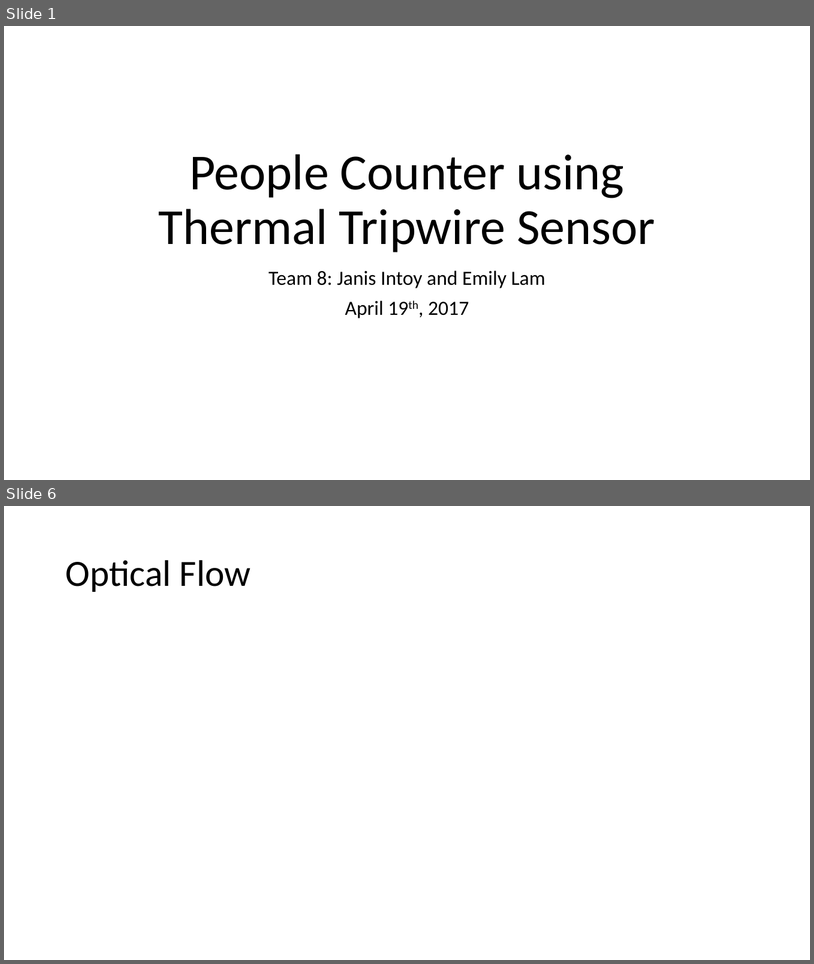
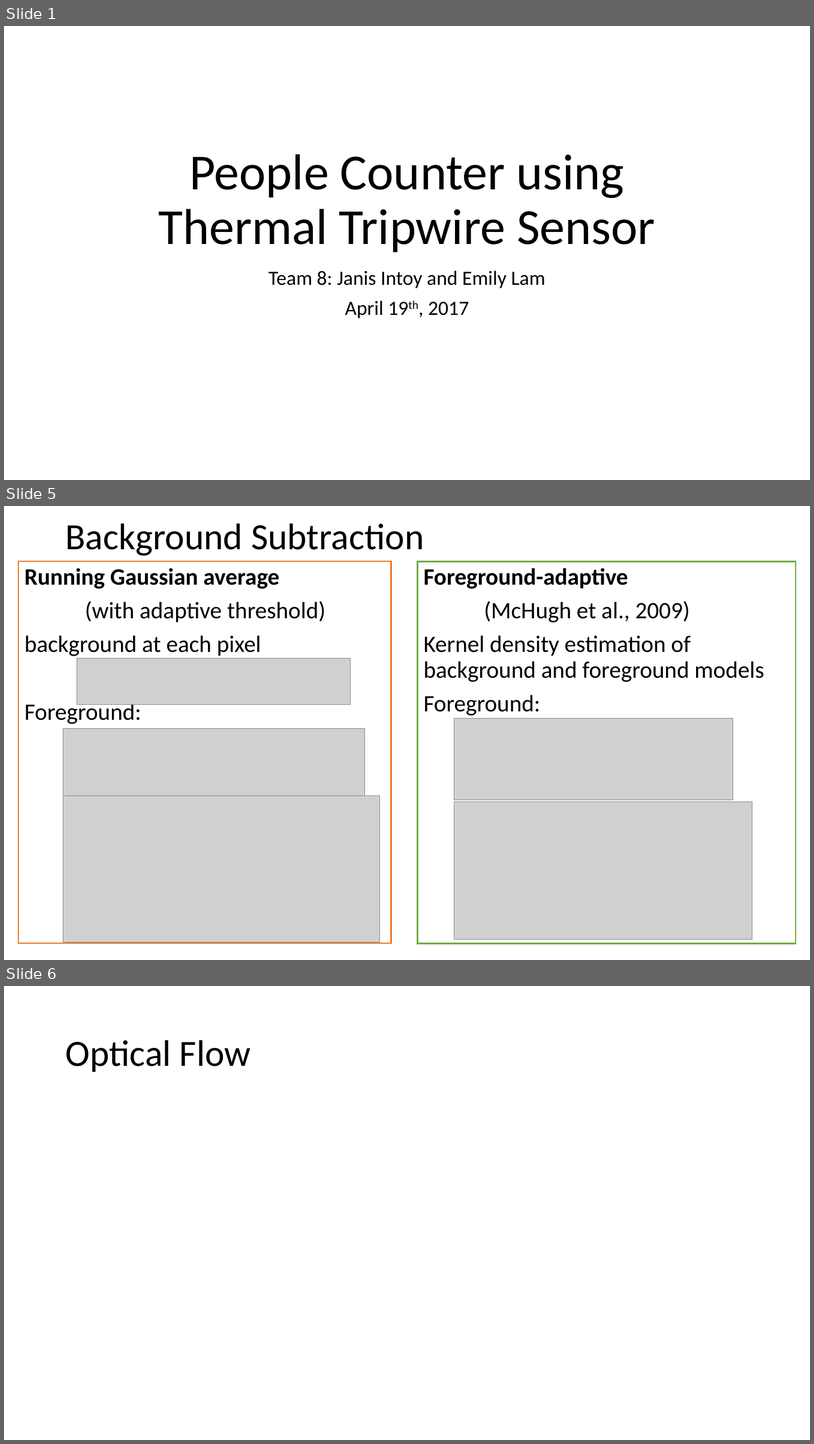
Before and after one commit to janisirene/Occusense, a slide deck: EC520_FinalPresentation.pptx. Shown one above the other, each under a label of ours: slides 1 and 6 before the commit, slides 1, 5 and 6 after it; the slides between them are not shown. The pictures are 814x964 and 814x1444 pixels, drawn with LibreOffice and Linux fonts; fonts in the diff are those of the drawing; grey boxes stand for pictures. Boxes give left, top, right and bottom in pixels: in the first picture for what was removed or moved away, otherwise in the second. Text is boxed around its words. In the diff, an @@ line names an element or a change of style, - is before the commit and + after.

```diff
--- a/EC520_FinalPresentation.pptx
+++ b/EC520_FinalPresentation.pptx
@@ slide 5 added at (4,506,810,960), background #FFFFFF @@
@@ title added at (65,523,424,556), 44 pt, text #000000 @@
+Background Subtraction
@@ text added at (18,562,392,943), fill #FFFFFF, outline #ED7D31 1.75 pt, 28 pt, text #000000 @@
+Running Gaussian average
+(with adaptive threshold)
+background at each pixel
+Foreground:
@@ rectangle added at (418,562,797,943), fill #FFFFFF, outline #70AD47 2 pt, 28 pt, text #000000 @@
+Foreground-adaptive
+(McHugh et al., 2009)
+Kernel density estimation of background and foreground models
+Foreground:
@@ picture added at (77,658,351,705) @@
@@ picture added at (454,718,734,799) @@
@@ picture added at (63,728,365,799) @@
@@ picture added at (63,795,380,942) @@
@@ picture added at (454,801,752,939) @@
```
Also in this commit, not shown: 3 slides changed, 2 other slides added, 4 slides removed.
